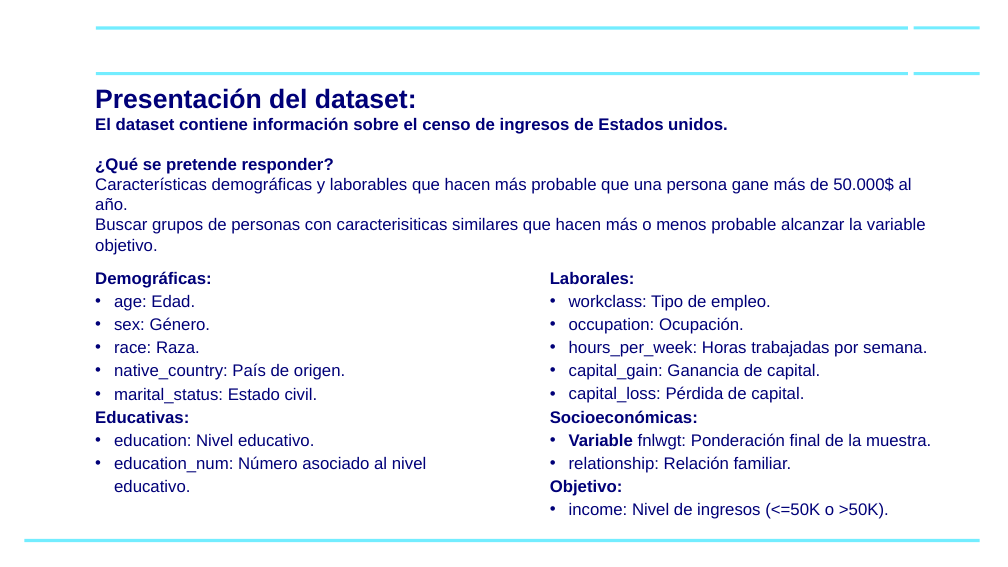
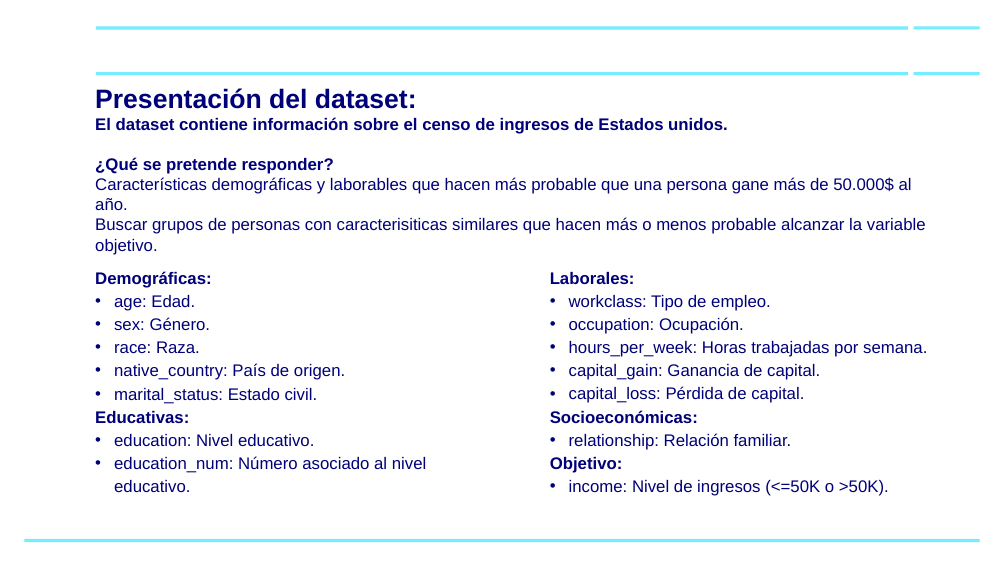
Before and after one commit to jgonzalezon/PR2, a slide deck: slide 3 of Ingresos.pptx. Drawn at 1008x567 pixels with LibreOffice and Linux fonts; fonts in the diff are those of the drawing; background and template pictures are left out. Boxes give left, top, right and bottom in pixels: in the first picture for what was removed or moved away, otherwise in the second. Text is boxed around its words. In the diff, an @@ line names an element or a change of style, - is before the commit and + after.

```diff
--- a/Ingresos.pptx
+++ b/Ingresos.pptx
@@ text at box(569, 433, 931, 450): paragraph removed @@
-• Variable fnlwgt: Ponderación final de la muestra.
```
Also in this commit, not shown: 3 other slides changed.
